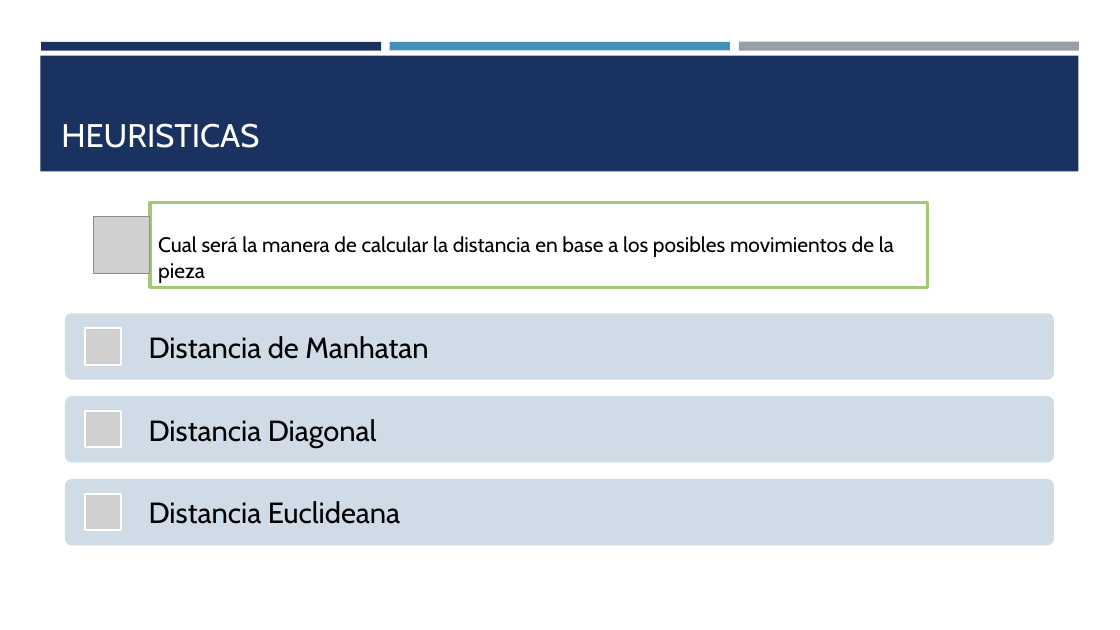
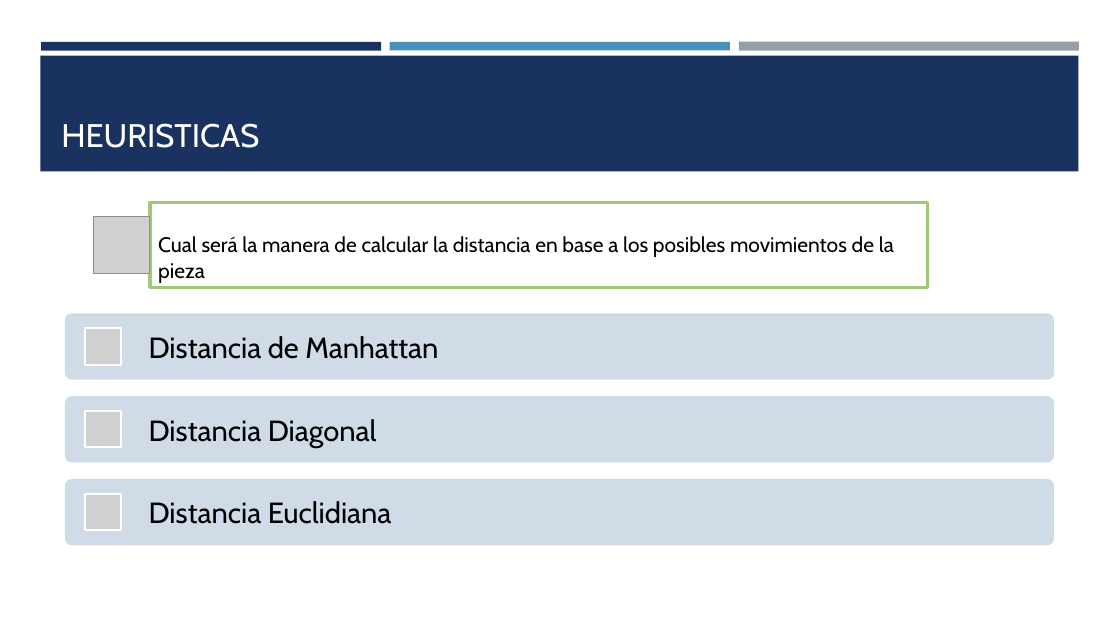
Before and after one commit to Martin-Roberto-lecuona/TP_Algoritmo_GRAFO, a slide deck: slide 4 of presentacion/algoritmo A.pptx. Drawn at 1120x630 pixels with LibreOffice and Linux fonts; fonts in the diff are those of the drawing; grey boxes stand for pictures. Boxes give left, top, right and bottom in pixels: in the first picture for what was removed or moved away, otherwise in the second. Text is boxed around its words. In the diff, an @@ line names an element or a change of style, - is before the commit and + after.

```diff
--- a/presentacion/algoritmo A.pptx
+++ b/presentacion/algoritmo A.pptx
@@ text at bbox=[149, 336, 438, 359]: text changed @@
-Distancia de Manhatan
+Distancia de Manhattan
@@ text at bbox=[149, 501, 392, 524]: text changed @@
-Distancia Euclideana
+Distancia Euclidiana
```
Also in this commit, not shown: 3 other slides changed, 1 slide added, 1 other file.
